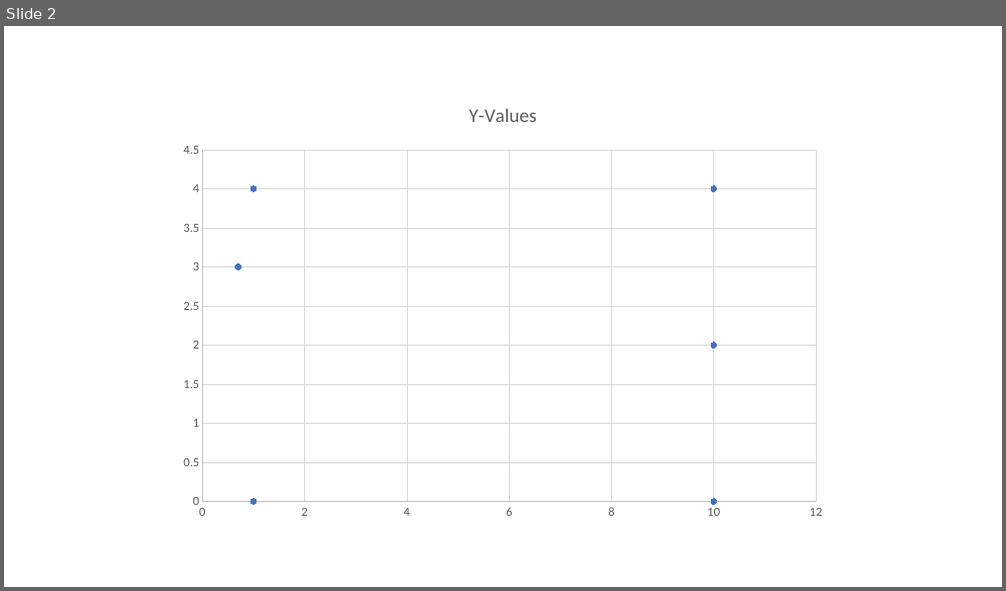
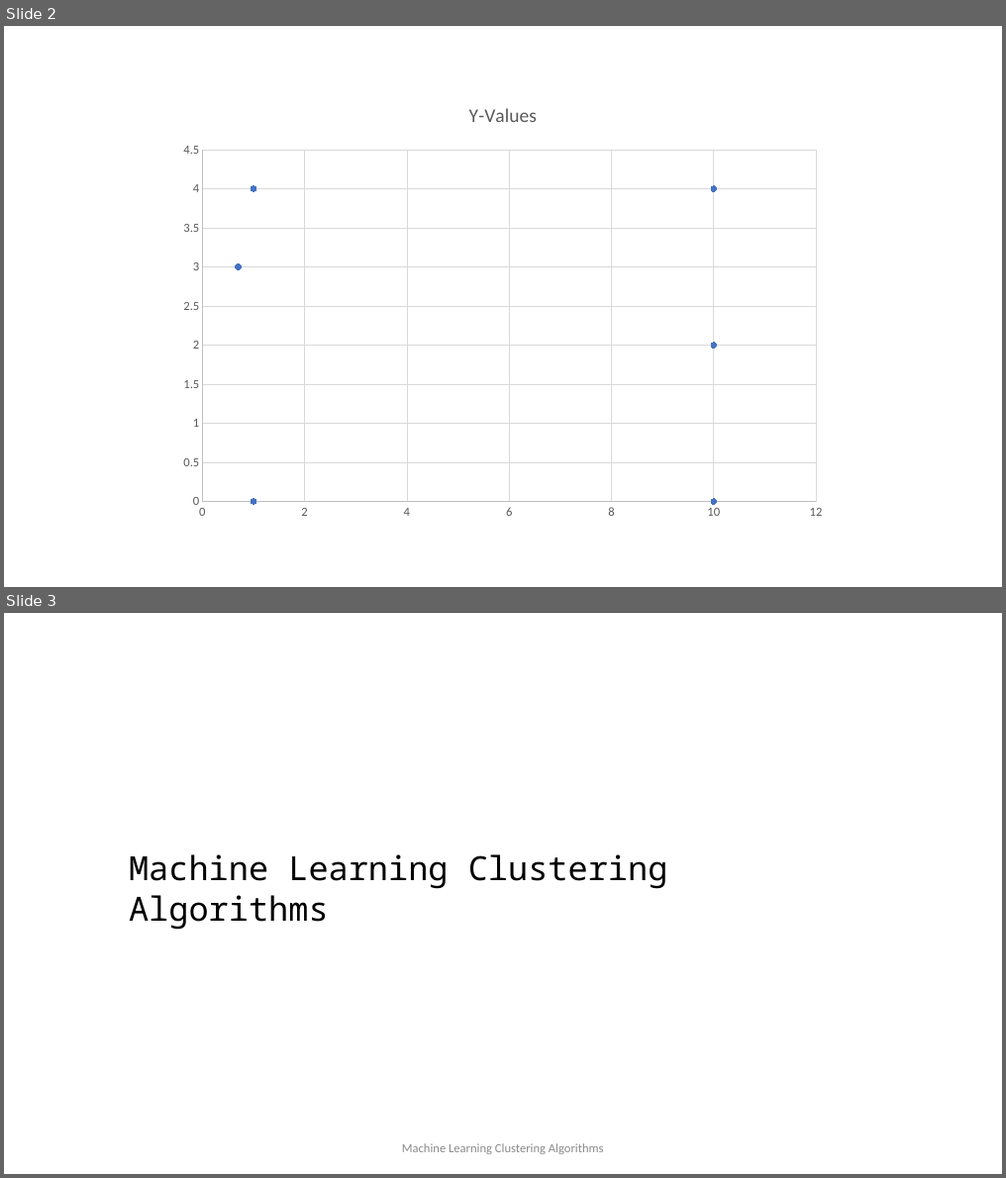
Before and after one commit to iampandiyan/MLClusteringAlgorithms, a slide deck: MLClusteringAlgorithms.pptx. Shown one above the other, each under a label of ours: slide 2 before the commit, slides 2 and 3 after it. The pictures are 1006x591 and 1006x1178 pixels, drawn with LibreOffice and Linux fonts; fonts in the diff are those of the drawing. Boxes give left, top, right and bottom in pixels: in the first picture for what was removed or moved away, otherwise in the second. Text is boxed around its words. In the diff, an @@ line names an element or a change of style, - is before the commit and + after.

Commit message:
Ppt

```diff
--- a/MLClusteringAlgorithms.pptx
+++ b/MLClusteringAlgorithms.pptx
@@ slide 3 added at [4, 613, 1002, 1174], background #FFFFFF @@
@@ text added at [129, 855, 668, 930], 32 pt, text #000000 @@
+Machine Learning Clustering Algorithms
@@ text added at [402, 1144, 604, 1155], 12 pt, text #8C8C8C @@
+Machine Learning Clustering Algorithms
```
